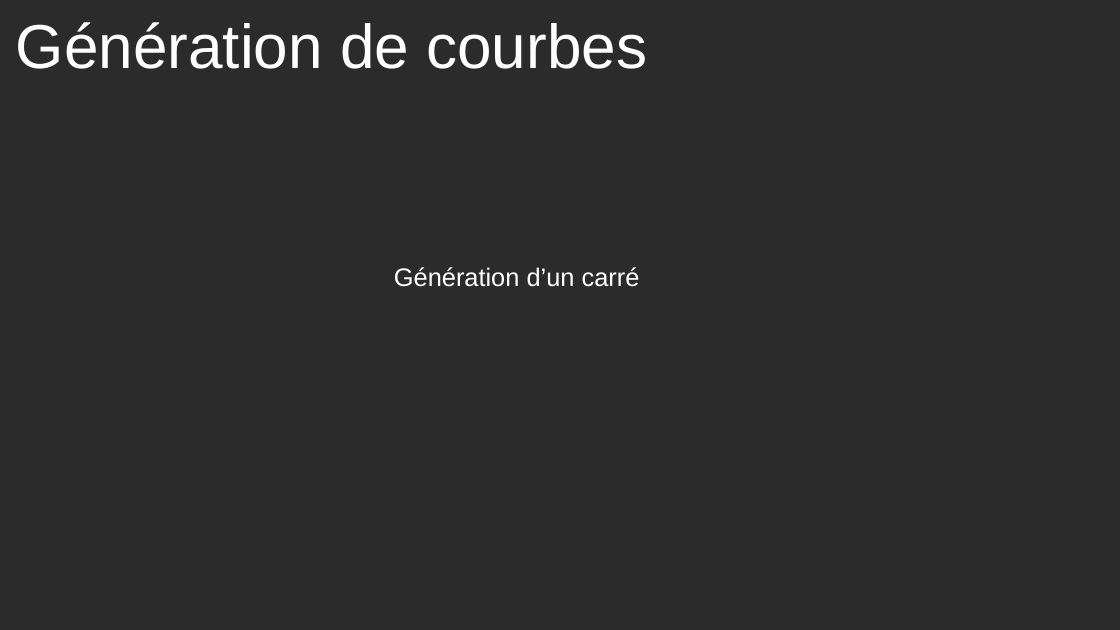
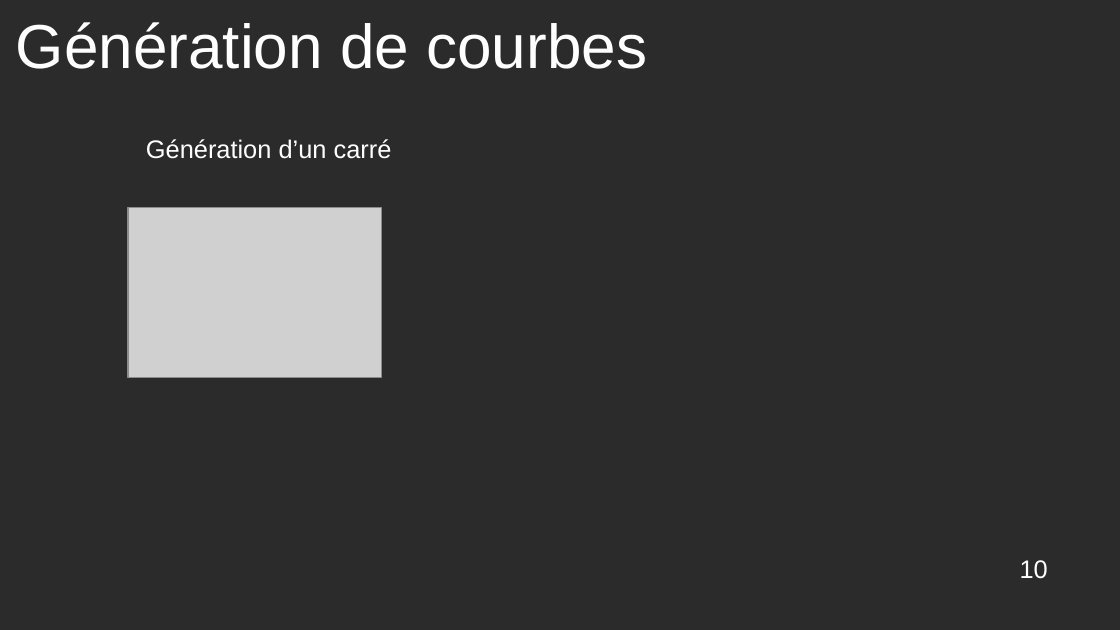
Before and after one commit to Aquaj/slitherlink-solver, a slide deck: slide 10 of slitherlink/doc/Presentation.odp (slide 9 before the commit). Drawn at 1120x630 pixels with LibreOffice and Linux fonts; fonts in the diff are those of the drawing; grey boxes stand for pictures; background and template pictures are left out; a plain dark background stands for a picture behind light text. Boxes give left, top, right and bottom in pixels: in the first picture for what was removed or moved away, otherwise in the second. Text is boxed around its words. In the diff, an @@ line names an element or a change of style, - is before the commit and + after.

```diff
--- a/slitherlink/doc/Presentation.odp
+++ b/slitherlink/doc/Presentation.odp
@@ text "Génération d’un carré" moved from (x1=394, y1=267, x2=640, y2=287) to (x1=146, y1=139, x2=392, y2=159) @@
@@ picture added at (x1=128, y1=208, x2=382, y2=378) @@
@@ page number added at (x1=1020, y1=560, x2=1048, y2=579), 18 pt, text #FFFFFF @@
+10
```
Also in this commit, not shown: 15 other slides changed, 5 slides added, 3 slides removed.
